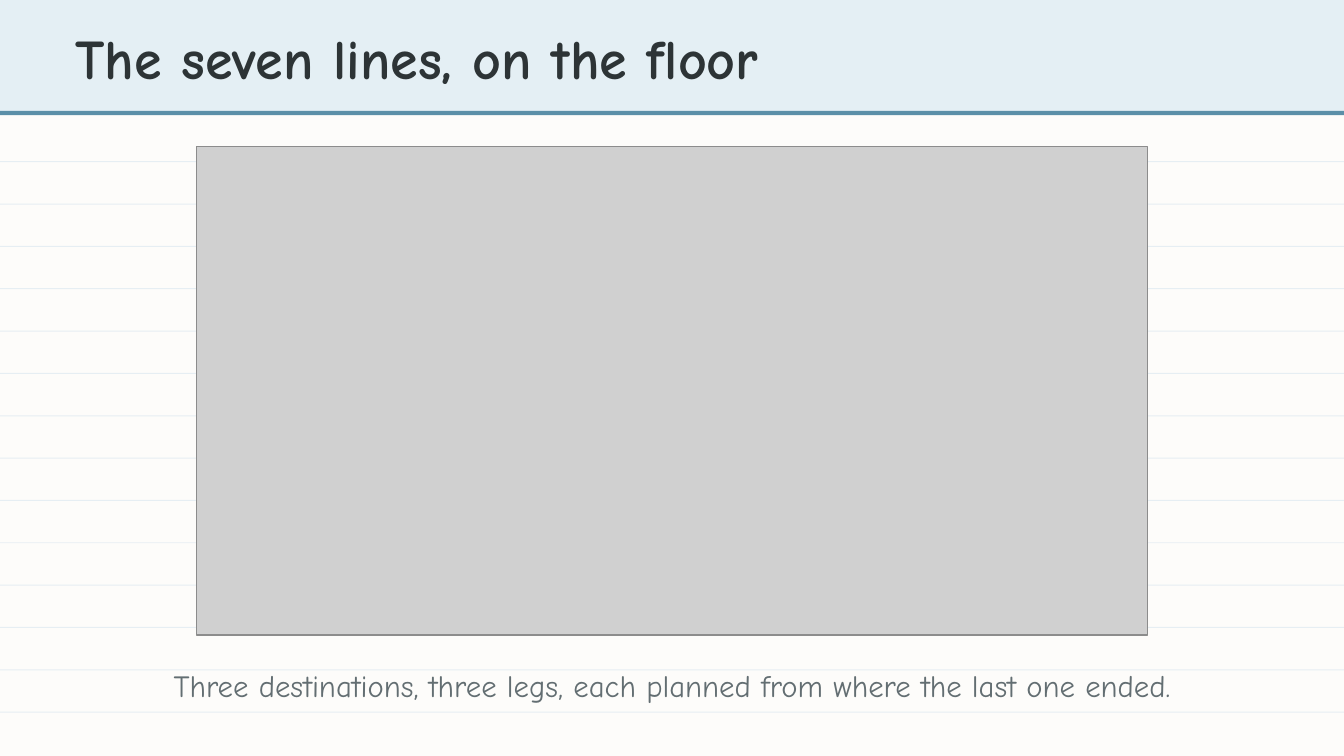
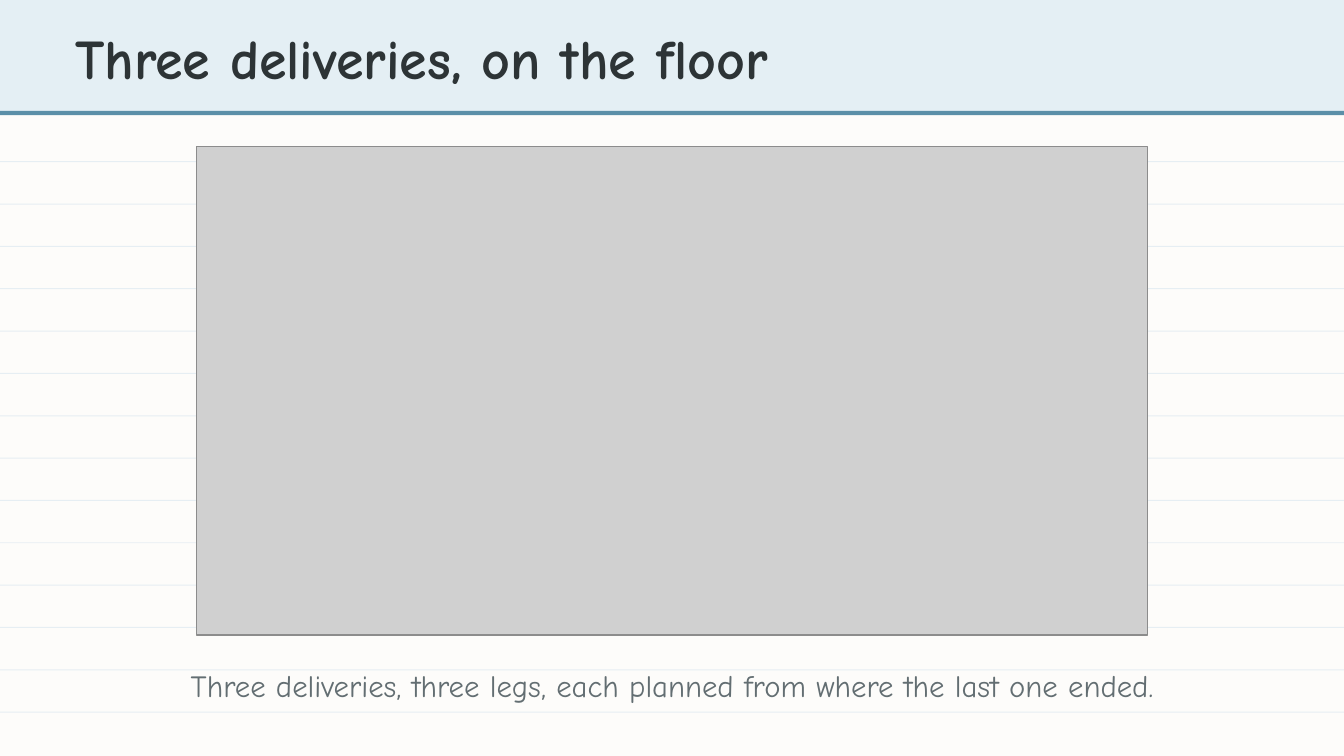
Before and after one commit to bradamiller/LearningPython, a slide deck: slide 18 of static/slides/module-04-manhattan/module-4-lesson-00-overview.pptx (slide 16 before the commit). Drawn at 1344x756 pixels with LibreOffice and Linux fonts; fonts in the diff are those of the drawing; grey boxes stand for pictures. Boxes give left, top, right and bottom in pixels: in the first picture for what was removed or moved away, otherwise in the second. Text is boxed around its words. In the diff, an @@ line names an element or a change of style, - is before the commit and + after.

```diff
--- a/static/slides/module-04-manhattan/module-4-lesson-00-overview.pptx
+++ b/static/slides/module-04-manhattan/module-4-lesson-00-overview.pptx
@@ text at (x1=76, y1=41, x2=768, y2=84): text changed @@
-The seven lines, on the floor
+Three deliveries, on the floor
@@ text at (x1=191, y1=676, x2=1153, y2=703): text changed @@
-Three destinations, three legs, each planned from where the last one ended.
+Three deliveries, three legs, each planned from where the last one ended.
```
Also in this commit, not shown: 11 other slides changed, 3 slides added, 1 slide removed, 11 other files.
